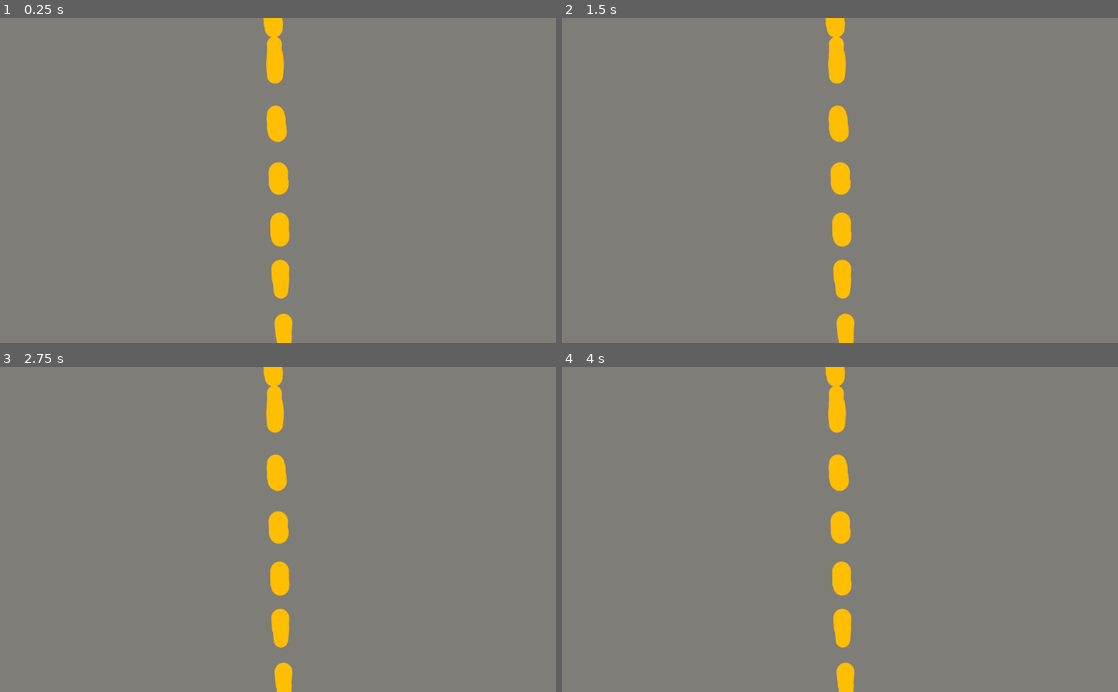
Above: before the commit, frames 1-4 (two rows, left to right).
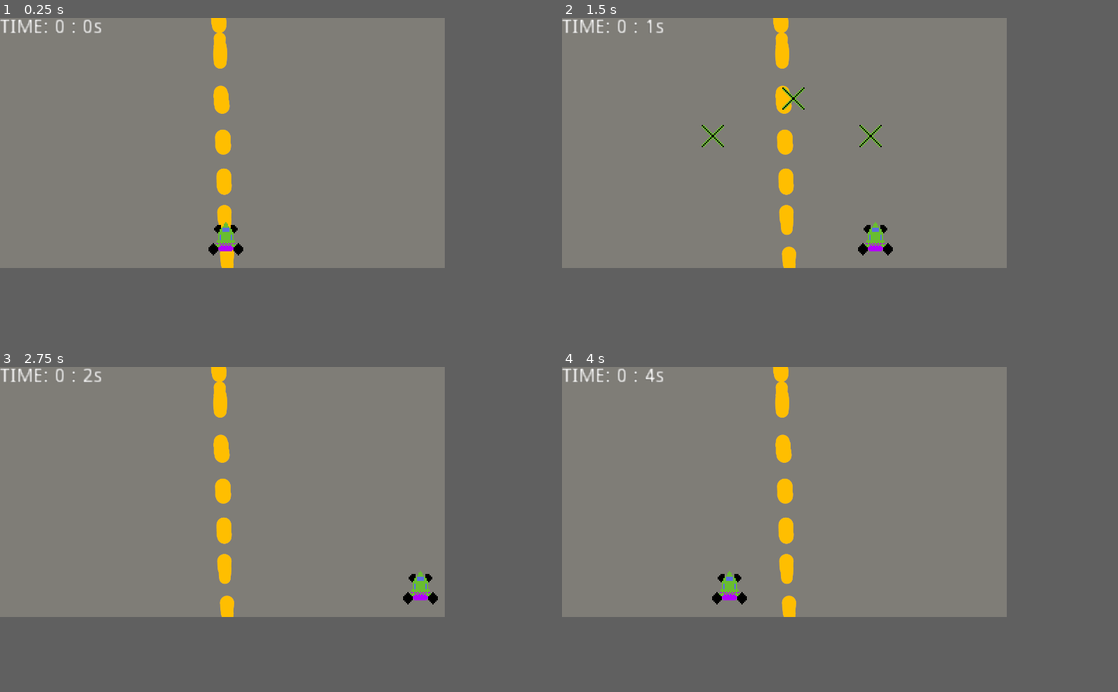
Above: after the commit, the same moments.

Repository: SzymanskiFilip/Racing2D-Godot
Game: Godot game, scene res://Scenes/GameScene.tscn
Two runs of this game, one before a commit and one after it. Both use one fixed random seed, a clock stepped at 60 frames per second and the inputs below.
Inputs:
- Up to frame 1 (0.25 s): no input
- Up to frame 2 (1.5 s): tap Enter at 0.5 s; hold Right (ui_right) 0.53-1.28 s; hold Left (ui_left) from 1.28 s (still down)
- Up to frame 3 (2.75 s): release Left (ui_left) at 2.03 s; hold Right (ui_right) from 2.03 s (still down)
- Up to frame 4 (4 s): tap Space at 3.5 s; release Right (ui_right) at 3.53 s; hold Left (ui_left) from 3.53 s (still down)
The window is 800x468 before the commit and 640x360 after it. Grey fills any space a smaller window leaves; there, only what the larger window draws over its background counts as a difference.

The runs differ from the first frame. In frame 1, 4.0% of the frame differs, in the area x 0-53%, y 0-100%; in frame 2, 4.3%, in the area x 0-60%, y 0-100%; in frame 3, 4.1%; in frame 4, 4.1%.

Commit message:
finished until spawning obstacles in random positions

Diff:
--- a/Scenes/Car.tscn
+++ b/Scenes/Car.tscn
@@ -1,6 +1,18 @@
-[gd_scene load_steps=2 format=2]
+[gd_scene load_steps=4 format=2]
 
 [ext_resource path="res://Textures/CAR.png" type="Texture" id=1]
+[ext_resource path="res://Scripts/Car.gd" type="Script" id=2]
 
-[node name="Sprite" type="Sprite"]
+[sub_resource type="CapsuleShape2D" id=1]
+radius = 9.72646
+height = 3.31525
+
+[node name="Car" type="KinematicBody2D"]
+script = ExtResource( 2 )
+
+[node name="Sprite" type="Sprite" parent="."]
 texture = ExtResource( 1 )
+
+[node name="CollisionShape2D" type="CollisionShape2D" parent="."]
+position = Vector2( -0.353546, 3.79879 )
+shape = SubResource( 1 )
--- /dev/null
+++ b/Scenes/GameScene.gd
@@ -0,0 +1,5 @@
+extends Node2D
+
+
+func _ready():
+	pass
--- a/Scenes/GameScene.tscn
+++ b/Scenes/GameScene.tscn
@@ -1,7 +1,26 @@
-[gd_scene load_steps=2 format=2]
+[gd_scene load_steps=6 format=2]
 
 [ext_resource path="res://Scenes/Map.tscn" type="PackedScene" id=1]
+[ext_resource path="res://Scenes/Car.tscn" type="PackedScene" id=2]
+[ext_resource path="res://Scenes/TimerText.tscn" type="PackedScene" id=3]
+[ext_resource path="res://Scenes/GameScene.gd" type="Script" id=4]
+[ext_resource path="res://Scenes/Obstacle.tscn" type="PackedScene" id=5]
 
 [node name="GameScene" type="Node2D"]
+script = ExtResource( 4 )
 
-[node name="Node2D" parent="." instance=ExtResource( 1 )]
+[node name="Map" parent="." instance=ExtResource( 1 )]
+
+[node name="Car" parent="." instance=ExtResource( 2 )]
+position = Vector2( 163.137, 154.859 )
+
+[node name="TimerText" parent="." instance=ExtResource( 3 )]
+
+[node name="Obstacle" parent="." instance=ExtResource( 5 )]
+position = Vector2( 108.69, -18.7089 )
+
+[node name="Obstacle2" parent="." instance=ExtResource( 5 )]
+position = Vector2( 166.598, -45.8813 )
+
+[node name="Obstacle3" parent="." instance=ExtResource( 5 )]
+position = Vector2( 221.834, -18.7089 )
--- a/Scenes/Map.tscn
+++ b/Scenes/Map.tscn
@@ -5,6 +5,6 @@
 [node name="Node2D" type="Node2D"]
 
 [node name="Sprite" type="Sprite" parent="."]
-position = Vector2( 513.323, 301.583 )
-scale = Vector2( 0.801815, 0.837867 )
+position = Vector2( 160.566, 90.951 )
+scale = Vector2( 0.250633, 0.252778 )
 texture = ExtResource( 1 )
--- /dev/null
+++ b/Scenes/Obstacle.tscn
@@ -0,0 +1,16 @@
+[gd_scene load_steps=4 format=2]
+
+[ext_resource path="res://Textures/obstacle.png" type="Texture" id=1]
+[ext_resource path="res://Scripts/Obstacle.gd" type="Script" id=2]
+
+[sub_resource type="RectangleShape2D" id=1]
+extents = Vector2( 8, 8 )
+
+[node name="Obstacle" type="RigidBody2D"]
+script = ExtResource( 2 )
+
+[node name="Sprite" type="Sprite" parent="."]
+texture = ExtResource( 1 )
+
+[node name="CollisionShape2D" type="CollisionShape2D" parent="."]
+shape = SubResource( 1 )
--- /dev/null
+++ b/Scenes/Timer.tscn
@@ -0,0 +1,3 @@
+[gd_scene format=2]
+
+[node name="Timer" type="Timer"]
--- /dev/null
+++ b/Scenes/TimerText.tscn
@@ -0,0 +1,17 @@
+[gd_scene load_steps=3 format=2]
+
+[ext_resource path="res://Scripts/TimerText.gd" type="Script" id=1]
+[ext_resource path="res://Scenes/Timer.tscn" type="PackedScene" id=2]
+
+[node name="TimerText" type="Label"]
+margin_right = 177.0
+margin_bottom = 79.0
+text = "TIME: 0 : 0s"
+script = ExtResource( 1 )
+__meta__ = {
+"_edit_use_anchors_": false
+}
+
+[node name="Timer" parent="." instance=ExtResource( 2 )]
+
+[connection signal="timeout" from="Timer" to="." method="_on_Timer_timeout"]
--- /dev/null
+++ b/Scripts/Car.gd
@@ -0,0 +1,9 @@
+extends KinematicBody2D
+
+func _physics_process(delta):
+	if Input.is_action_pressed("ui_right"):
+		if position.x <  320 - 10:
+			position.x += 7
+	if Input.is_action_pressed("ui_left"):
+		if position.x > 15:
+			position.x -= 7
--- /dev/null
+++ b/Scripts/Obstacle.gd
@@ -0,0 +1,9 @@
+extends RigidBody2D
+
+
+func _ready():
+	pass # Replace with function body.
+
+func _physics_process(delta):
+	if position.y > 200:
+		pass
--- /dev/null
+++ b/Scripts/TimerText.gd
@@ -0,0 +1,19 @@
+extends Label
+
+onready var timer = get_node("Timer")
+
+var seconds = 0
+var minutes = 0
+
+func _ready():
+	timer.set_wait_time(1)
+	timer.start()
+
+func _on_Timer_timeout():
+	if seconds < 60:
+		seconds += 1
+	if seconds >= 60:
+		minutes += 1
+		seconds = 0
+
+	text = "TIME: " + str(minutes) + " : " + str(seconds) + "s"
--- a/project.godot
+++ b/project.godot
@@ -14,6 +14,14 @@
 run/main_scene="res://Scenes/GameScene.tscn"
 config/icon="res://icon.png"
 
+[display]
+
+window/size/width=320
+window/size/height=180
+window/size/test_width=1280
+window/size/test_height=720
+window/stretch/mode="2d"
+
 [physics]
 
 common/enable_pause_aware_picking=true
Binary file added: Textures/obstacle.png
Not shown, added: Textures/obstacle.png.import
